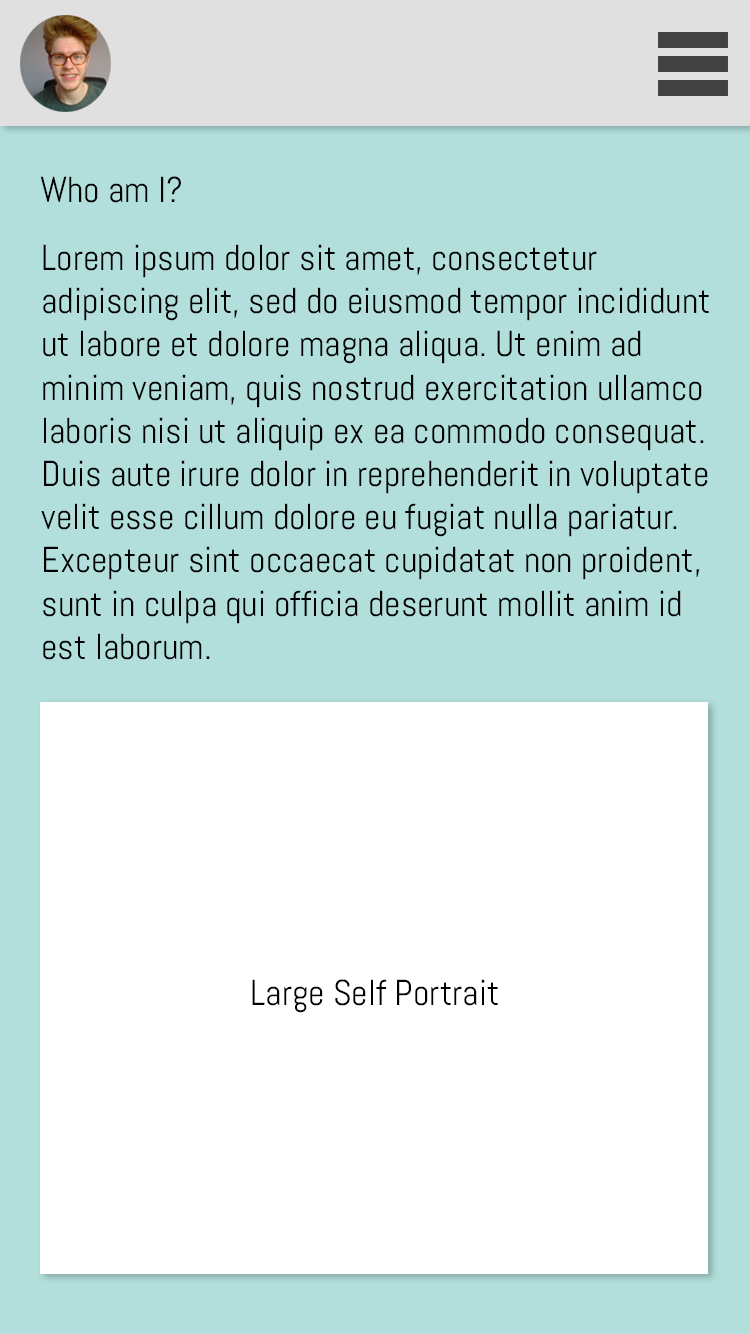
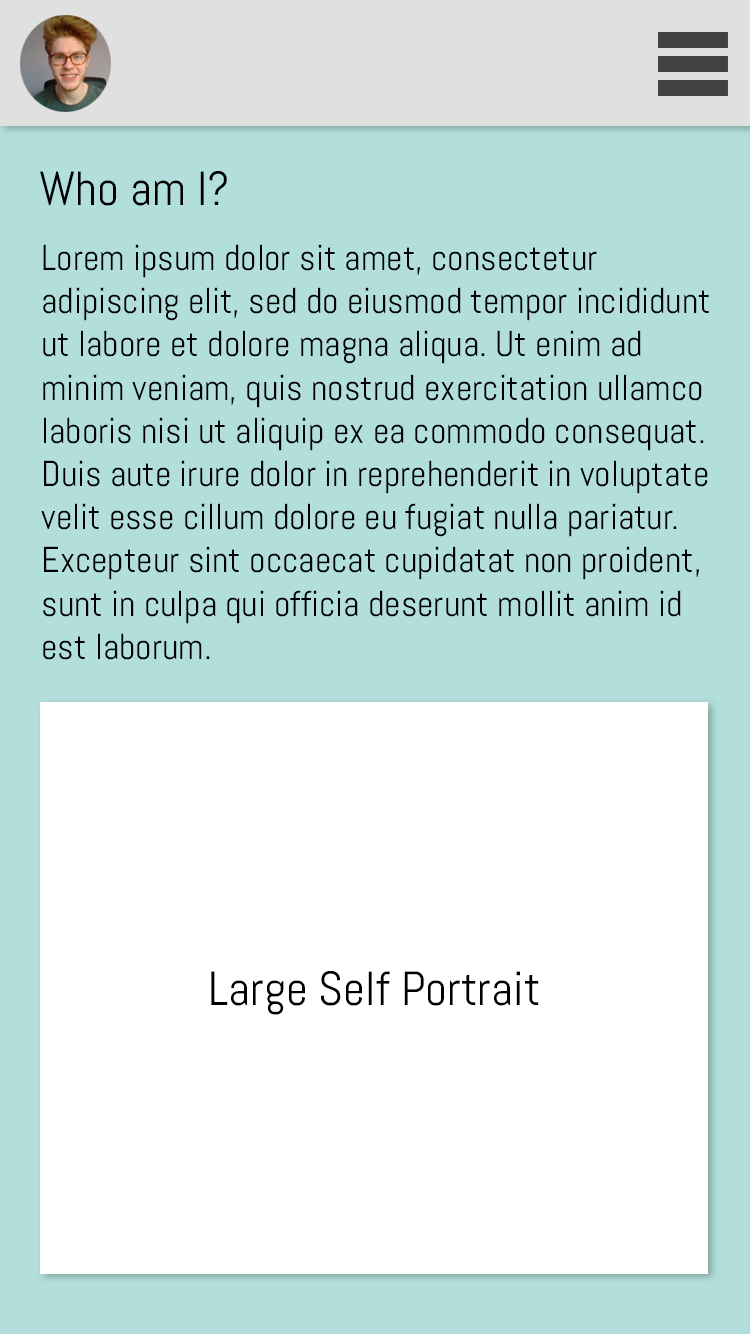
Comparing the layer stacks of the two 750x1334 images. Changes:
painted on "Large Self Portrait" over [211, 971, 539, 1015]
painted on "Who am I?" over [40, 171, 227, 206]
